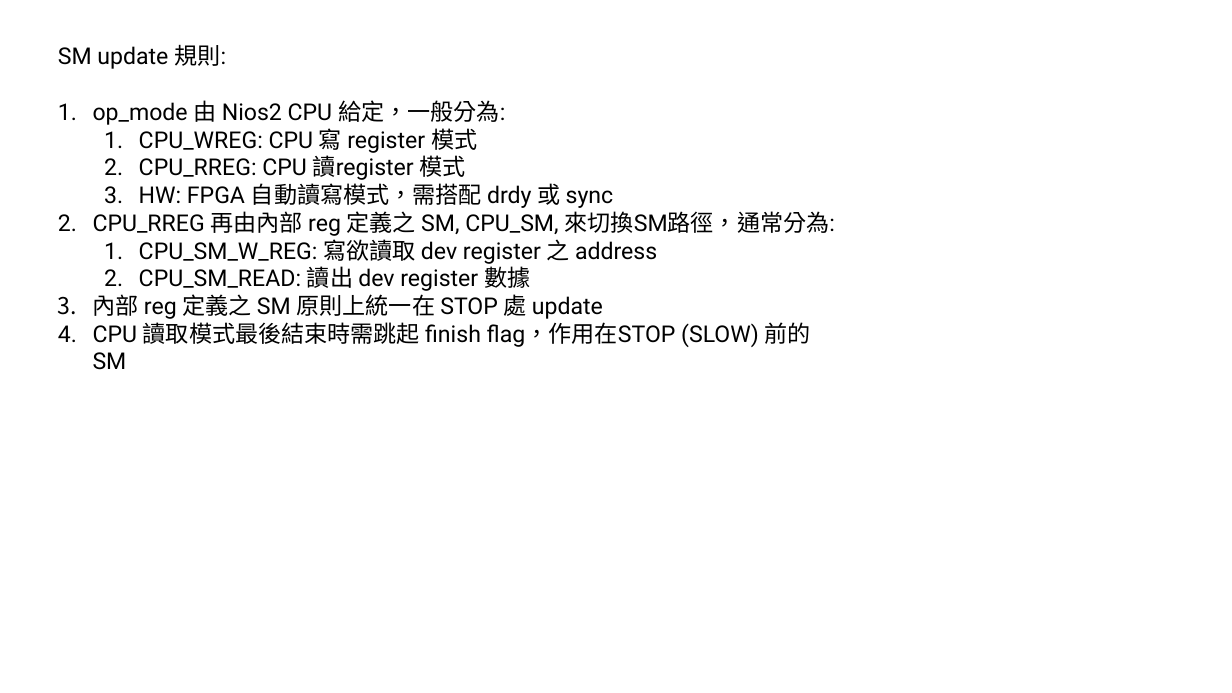
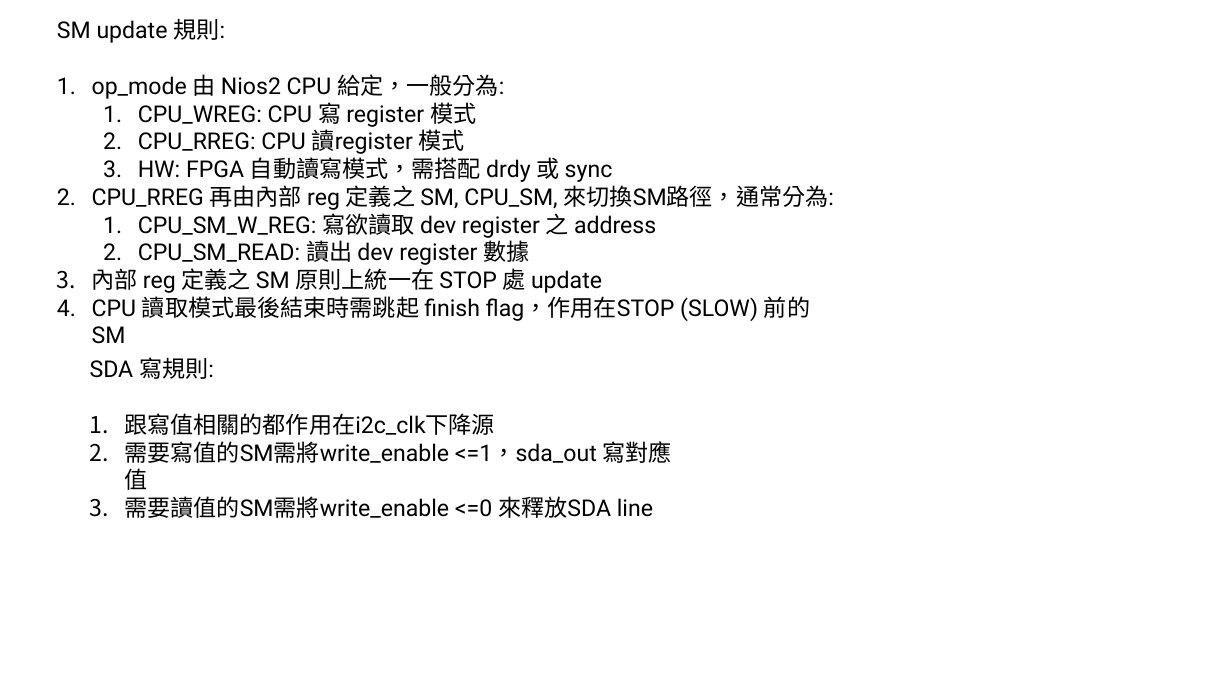
Before and after one commit to adamShiau/adamShiau_FPGA, a slide deck: slide 7 of intel_IP/IRIS/HW_IP/Interface/I2C/I2C_EEPROM.pptx. Drawn at 1232x693 pixels with LibreOffice and Linux fonts; fonts in the diff are those of the drawing. Boxes give left, top, right and bottom in pixels: in the first picture for what was removed or moved away, otherwise in the second. Text is boxed around its words. In the diff, an @@ line names an element or a change of style, - is before the commit and + after.

```diff
--- a/intel_IP/IRIS/HW_IP/Interface/I2C/I2C_EEPROM.pptx
+++ b/intel_IP/IRIS/HW_IP/Interface/I2C/I2C_EEPROM.pptx
@@ text "SM update 規則:": place and size @@
-text "SM update 規則:" at bbox=[58, 44, 835, 347]
+text "SM update 規則:" at bbox=[57, 18, 834, 321]
@@ text added at bbox=[90, 357, 672, 518], 18 pt, text #000000 @@
+SDA 寫規則:
+1. 跟寫值相關的都作用在i2c_clk下降源
+2. 需要寫值的SM需將write_enable <=1，sda_out 寫對應值
+3. 需要讀值的SM需將write_enable <=0 來釋放SDA line
```
Also in this commit, not shown: 4 slides added, 4 slides removed.
